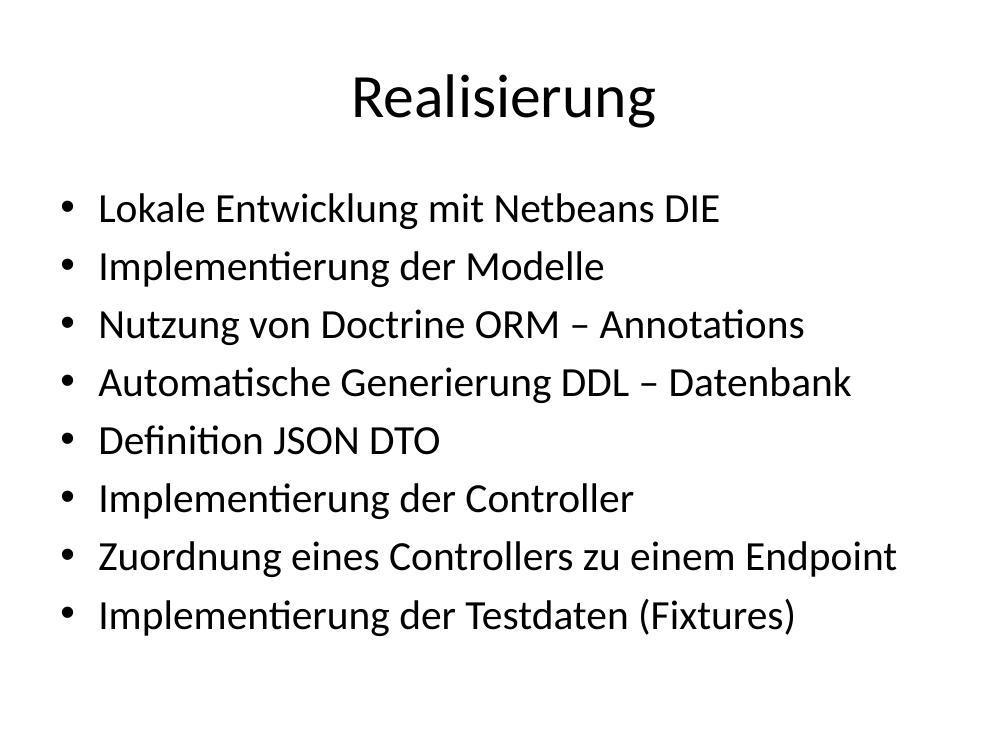
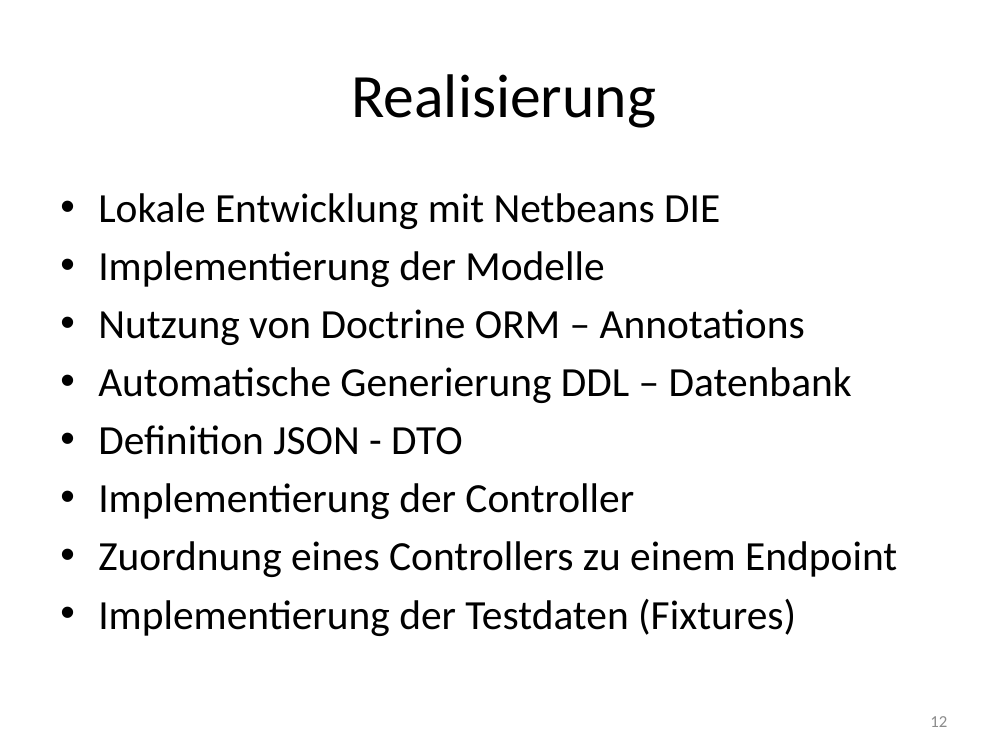
Before and after one commit to janhelmle/weiterbildung_fachinformatiker_ihk_projektantrag, a slide deck: slide 12 of praesentation/Projektpräsentation.pptx. Drawn at 1008x756 pixels with LibreOffice and Linux fonts; fonts in the diff are those of the drawing. Boxes give left, top, right and bottom in pixels: in the first picture for what was removed or moved away, otherwise in the second. Text is boxed around its words. In the diff, an @@ line names an element or a change of style, - is before the commit and + after.

```diff
--- a/praesentation/Projektpräsentation.pptx
+++ b/praesentation/Projektpräsentation.pptx
@@ text at [98, 425, 463, 455]: text changed @@
-• Definition JSON DTO
+• Definition JSON - DTO
@@ page number added at [930, 716, 947, 727], 12 pt, text #8C8C8C @@
+12
```
Also in this commit, not shown: 16 other slides changed, 1 other file.
